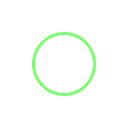
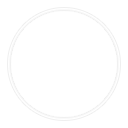
Before/after of a (128, 128) layered artwork. What changed in the layer stack:
removed layer "Ellipse 1" over (32, 32, 96, 96)
added layer "Layer 0" over (8, 8, 120, 120)
